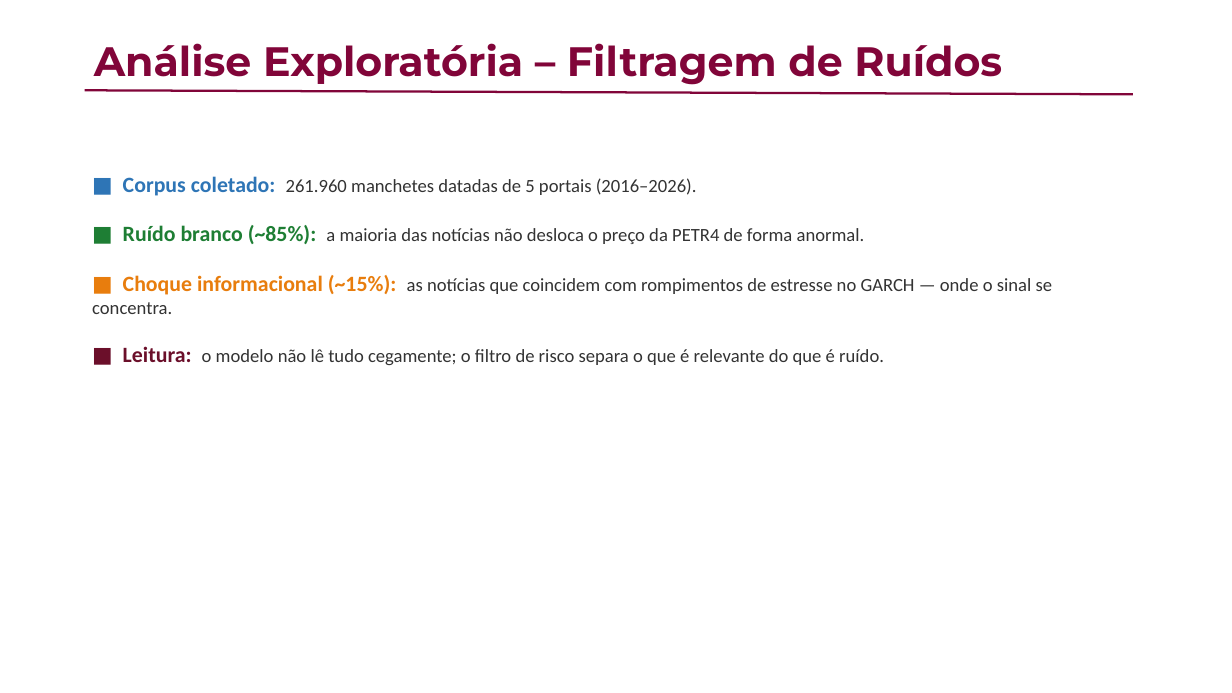
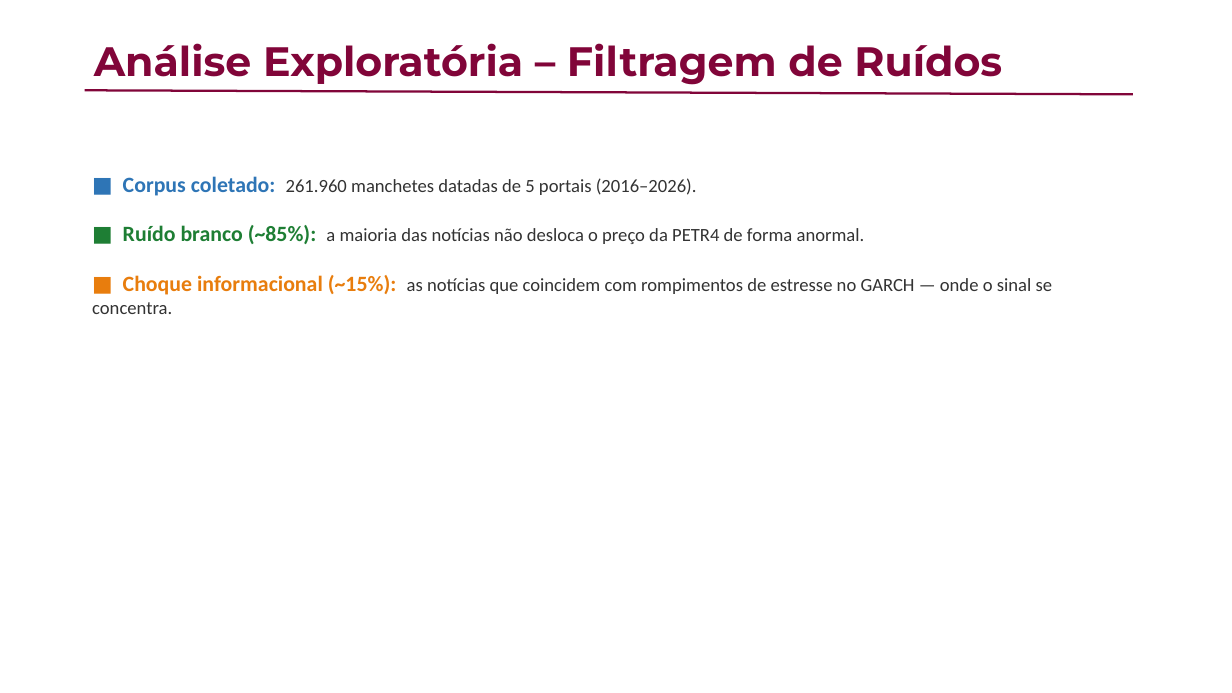
Before and after one commit to vanderbarbosa/coleta_dados_petr4, a slide deck: slide 30 of seminario_julho2026/Apresentacao_Seminario_Julho2026.pptx. Drawn at 1232x693 pixels with LibreOffice and Linux fonts; fonts in the diff are those of the drawing; background and template pictures are left out. Boxes give left, top, right and bottom in pixels: in the first picture for what was removed or moved away, otherwise in the second. Text is boxed around its words. In the diff, an @@ line names an element or a change of style, - is before the commit and + after.

```diff
--- a/seminario_julho2026/Apresentacao_Seminario_Julho2026.pptx
+++ b/seminario_julho2026/Apresentacao_Seminario_Julho2026.pptx
@@ text at (123, 346, 884, 365): paragraph removed @@
-■ Leitura: o modelo não lê tudo cegamente; o filtro de risco separa o que é relevante do que é ruído.
```
Also in this commit, not shown: 15 other slides changed, 27 other files.
